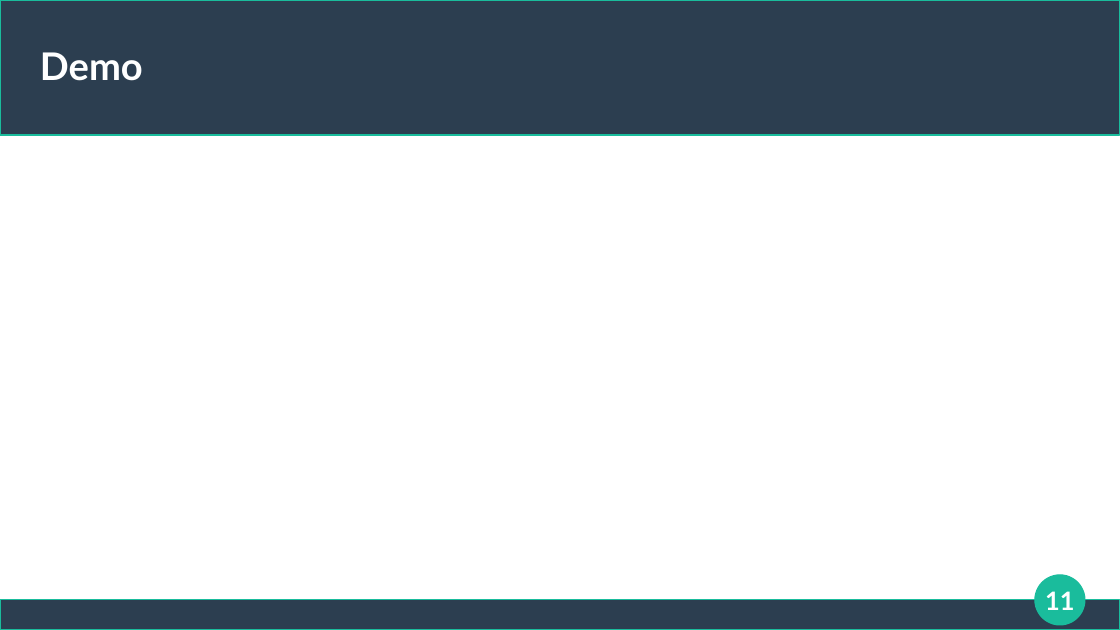
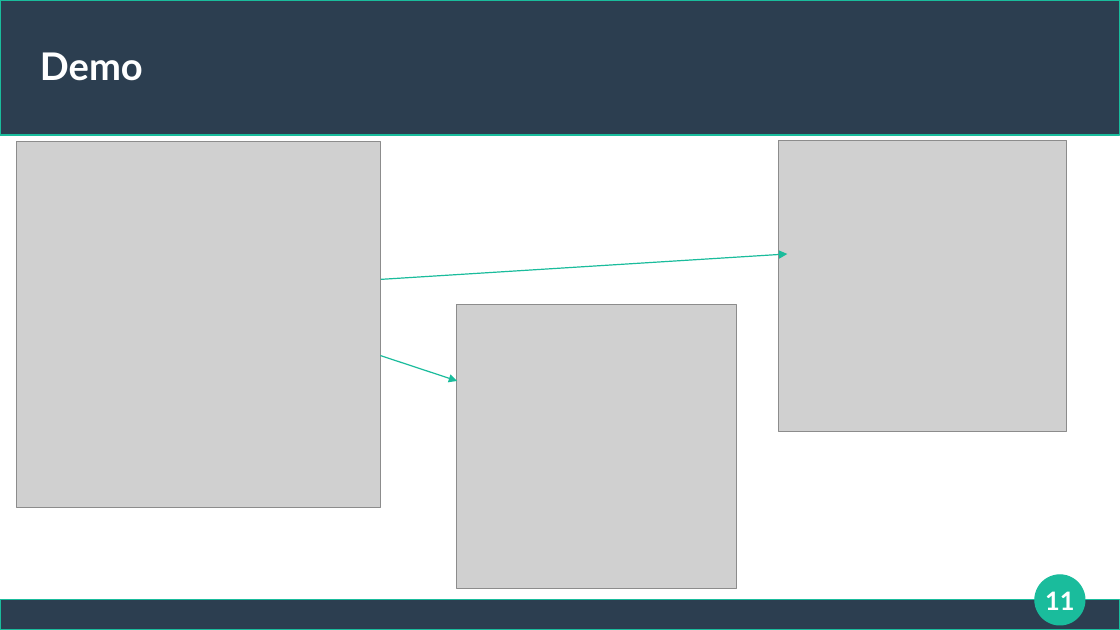
Before and after one commit to sebastianobosio/TaskEase-SE, a slide deck: slide 11 of docs/presentazione.odp. Drawn at 1120x630 pixels with LibreOffice and Linux fonts; fonts in the diff are those of the drawing; grey boxes stand for pictures. Boxes give left, top, right and bottom in pixels: in the first picture for what was removed or moved away, otherwise in the second. Text is boxed around its words. In the diff, an @@ line names an element or a change of style, - is before the commit and + after.

Commit message:
added demo to presentation

```diff
--- a/docs/presentazione.odp
+++ b/docs/presentazione.odp
@@ picture added at (17,141,381,508) @@
@@ picture added at (780,140,1067,432) @@
@@ arrow added from (381, 279) to (788, 254), #1ABC9C 0.85 pt @@
@@ picture added at (457,305,737,589) @@
@@ arrow added from (380, 356) to (457, 381), #1ABC9C 0.85 pt @@
```
